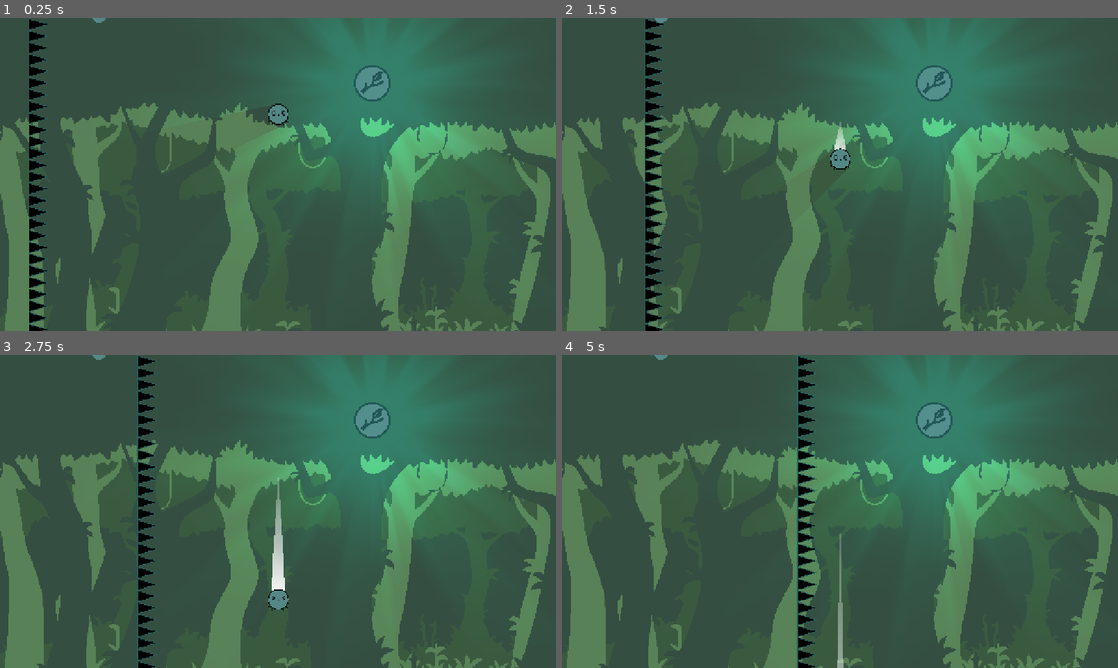
Above: before the commit, frames 1-4 (two rows, left to right).
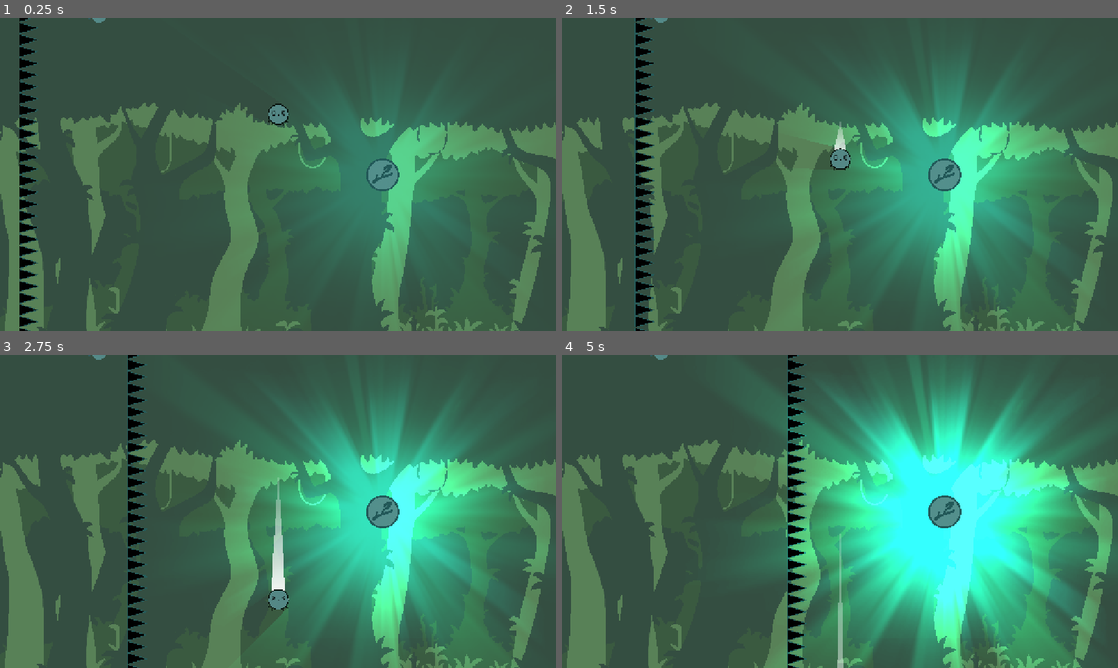
Above: after the commit, the same moments.

Repository: piperinnshall/pp-jam-25
Game: Godot game, scene res://src/Main.tscn
Same seed, same stepped clock (60 frames per second), same inputs: the game is played once before the commit and once after it.
Inputs (mouse positions are in pixels of both pictures, inside the frame that each line leads up to):
- Up to frame 1 (0.25 s): no input
- Up to frame 2 (1.5 s): tap Enter (ui_accept) at 0.5 s; move the mouse to (962, 158) at 0.52 s; press the mouse at (962, 158) at 0.53 s; hold D (right) from 0.53 s (still down); tap Space (jump) at 0.77 s; move the mouse to (728, 190) at 1.27 s; release the mouse at (728, 190) at 1.28 s; click (728, 190) at 1.35 s
- Up to frame 3 (2.75 s): tap Space (jump) at 1.52 s; move the mouse to (333, 442) at 2.02 s; release D (right) at 2.03 s; press the mouse at (333, 442) at 2.03 s; hold A (left) from 2.03 s (still down)
- Up to frame 4 (5 s): move the mouse to (812, 574) at 2.77 s; release A (left) at 2.78 s; release the mouse at (812, 574) at 2.78 s; hold D (right) 2.78-4.28 s; click (812, 574) at 2.85 s; tap Space (jump) at 3.02, 3.77, 4.52 s; move the mouse to (1006, 558) at 3.52 s; press the mouse at (1006, 558) at 3.53 s; move the mouse to (673, 464) at 4.27 s; release the mouse at (673, 464) at 4.28 s; hold A (left) from 4.28 s (still down); click (673, 464) at 4.35 s

The runs differ from the first frame. In frame 1, 15% of the frame differs, in the area x 3-85%, y 0-100%; in frame 2, 25%; in frame 3, 31%; in frame 4, 42%, in the area x 34-100%, y 0-100%.

Commit message:
chore: Spawning

Diff:
--- a/src/scenes/level/Platform.tscn
+++ /dev/null
@@ -1,21 +0,0 @@
-[gd_scene load_steps=4 format=3 uid="uid://dodgqrpoyhwmi"]
-
-[ext_resource type="PackedScene" uid="uid://dkmpjbgxm6oug" path="res://src/scenes/level/Light.tscn" id="1_5jx68"]
-[ext_resource type="Texture2D" uid="uid://cfj10eeqv5ouv" path="res://assets/sprites/hookable.png" id="1_ibub6"]
-
-[sub_resource type="CircleShape2D" id="CircleShape2D_h1g3r"]
-radius = 36.6742
-
-[node name="Platform" type="StaticBody2D" groups=["Hookable"]]
-
-[node name="Node2D" parent="." instance=ExtResource("1_5jx68")]
-position = Vector2(1, 0)
-
-[node name="CollisionShape2D" type="CollisionShape2D" parent="."]
-shape = SubResource("CircleShape2D_h1g3r")
-
-[node name="Sprite2D" type="Sprite2D" parent="CollisionShape2D" groups=["Hookable"]]
-light_mask = 2
-texture_filter = 3
-scale = Vector2(0.165568, 0.165568)
-texture = ExtResource("1_ibub6")
--- a/src/scenes/level/World.tscn
+++ b/src/scenes/level/World.tscn
@@ -1,9 +1,8 @@
-[gd_scene load_steps=8 format=3 uid="uid://8nnhaiuf5taq"]
+[gd_scene load_steps=7 format=3 uid="uid://8nnhaiuf5taq"]
 
 [ext_resource type="PackedScene" uid="uid://ca2mjl3kgpx36" path="res://src/scenes/player/Player.tscn" id="1_y5cph"]
 [ext_resource type="Texture2D" uid="uid://bhec7lc1vx355" path="res://assets/sprites/white_line.jpg" id="2_x8ssf"]
 [ext_resource type="Texture2D" uid="uid://mbnswdow3wbl" path="res://assets/sprites/leaf.png" id="3_iew2b"]
-[ext_resource type="PackedScene" uid="uid://dodgqrpoyhwmi" path="res://src/scenes/level/Platform.tscn" id="4_xc7f8"]
 [ext_resource type="PackedScene" uid="uid://h20o7fbw6ur" path="res://src/scenes/utils/Spawner.tscn" id="5_htt26"]
 
 [sub_resource type="PhysicsMaterial" id="PhysicsMaterial_bolhf"]
@@ -55,7 +54,4 @@
 [node name="Marker2D" type="Marker2D" parent="HookPoint"]
 position = Vector2(-32, 0)
 
-[node name="Platform" parent="." instance=ExtResource("4_xc7f8")]
-position = Vector2(555, 135)
-
 [node name="Spawner" parent="." instance=ExtResource("5_htt26")]
--- /dev/null
+++ b/src/scenes/utils/Platform.tscn
@@ -0,0 +1,23 @@
+[gd_scene load_steps=5 format=3 uid="uid://dodgqrpoyhwmi"]
+
+[ext_resource type="PackedScene" uid="uid://dkmpjbgxm6oug" path="res://src/scenes/level/Light.tscn" id="1_ruy4u"]
+[ext_resource type="Script" uid="uid://u2uawpt5ryrl" path="res://src/scripts/utils/platform.gd" id="1_vpcbn"]
+[ext_resource type="Texture2D" uid="uid://cfj10eeqv5ouv" path="res://assets/sprites/hookable.png" id="2_vpcbn"]
+
+[sub_resource type="CircleShape2D" id="CircleShape2D_h1g3r"]
+radius = 36.6742
+
+[node name="Platform" type="StaticBody2D" groups=["Hookable"]]
+script = ExtResource("1_vpcbn")
+
+[node name="Node2D" parent="." instance=ExtResource("1_ruy4u")]
+position = Vector2(1, 0)
+
+[node name="CollisionShape2D" type="CollisionShape2D" parent="."]
+shape = SubResource("CircleShape2D_h1g3r")
+
+[node name="Sprite2D" type="Sprite2D" parent="CollisionShape2D" groups=["Hookable"]]
+light_mask = 2
+texture_filter = 3
+scale = Vector2(0.165568, 0.165568)
+texture = ExtResource("2_vpcbn")
--- a/src/scenes/utils/SpikeWall.tscn
+++ b/src/scenes/utils/SpikeWall.tscn
@@ -1,94 +1,6 @@
-[gd_scene load_steps=3 format=3 uid="uid://c72hpi3wwxw0m"]
+[gd_scene load_steps=2 format=3 uid="uid://c72hpi3wwxw0m"]
 
 [ext_resource type="Script" uid="uid://bbeyb5o1w68pi" path="res://src/scripts/utils/spike_wall.gd" id="1_wtfbp"]
-[ext_resource type="PackedScene" uid="uid://cqyyr4jol3q2g" path="res://src/scenes/utils/Spike.tscn" id="1_wwjnu"]
 
 [node name="SpikeWall" type="Node2D"]
 script = ExtResource("1_wtfbp")
-
-[node name="Spike1" parent="." instance=ExtResource("1_wwjnu")]
-position = Vector2(23, 14)
-
-[node name="Spike2" parent="." instance=ExtResource("1_wwjnu")]
-position = Vector2(23, 41)
-
-[node name="Spike3" parent="." instance=ExtResource("1_wwjnu")]
-position = Vector2(23, 68)
-
-[node name="Spike4" parent="." instance=ExtResource("1_wwjnu")]
-position = Vector2(23, 95)
-
-[node name="Spike5" parent="." instance=ExtResource("1_wwjnu")]
-position = Vector2(23, 122)
-
-[node name="Spike6" parent="." instance=ExtResource("1_wwjnu")]
-position = Vector2(23, 149)
-
-[node name="Spike7" parent="." instance=ExtResource("1_wwjnu")]
-position = Vector2(23, 176)
-
-[node name="Spike8" parent="." instance=ExtResource("1_wwjnu")]
-position = Vector2(23, 176)
-
-[node name="Spike9" parent="." instance=ExtResource("1_wwjnu")]
-position = Vector2(23, 203)
-
-[node name="Spike10" parent="." instance=ExtResource("1_wwjnu")]
-position = Vector2(23, 230)
-
-[node name="Spike11" parent="." instance=ExtResource("1_wwjnu")]
-position = Vector2(23, 257)
-
-[node name="Spike12" parent="." instance=ExtResource("1_wwjnu")]
-position = Vector2(23, 284)
-
-[node name="Spike13" parent="." instance=ExtResource("1_wwjnu")]
-position = Vector2(23, 311)
-
-[node name="Spike14" parent="." instance=ExtResource("1_wwjnu")]
-position = Vector2(23, 338)
-
-[node name="Spike15" parent="." instance=ExtResource("1_wwjnu")]
-position = Vector2(23, 365)
-
-[node name="Spike16" parent="." instance=ExtResource("1_wwjnu")]
-position = Vector2(23, 392)
-
-[node name="Spike17" parent="." instance=ExtResource("1_wwjnu")]
-position = Vector2(23, 419)
-
-[node name="Spike18" parent="." instance=ExtResource("1_wwjnu")]
-position = Vector2(23, 446)
-
-[node name="Spike19" parent="." instance=ExtResource("1_wwjnu")]
-position = Vector2(23, 473)
-
-[node name="Spike20" parent="." instance=ExtResource("1_wwjnu")]
-position = Vector2(23, 500)
-
-[node name="Spike21" parent="." instance=ExtResource("1_wwjnu")]
-position = Vector2(23, 527)
-
-[node name="Spike22" parent="." instance=ExtResource("1_wwjnu")]
-position = Vector2(23, 527)
-
-[node name="Spike23" parent="." instance=ExtResource("1_wwjnu")]
-position = Vector2(23, 554)
-
-[node name="Spike24" parent="." instance=ExtResource("1_wwjnu")]
-position = Vector2(23, 581)
-
-[node name="Spike25" parent="." instance=ExtResource("1_wwjnu")]
-position = Vector2(23, 608)
-
-[node name="Spike26" parent="." instance=ExtResource("1_wwjnu")]
-position = Vector2(23, 635)
-
-[node name="Spike27" parent="." instance=ExtResource("1_wwjnu")]
-position = Vector2(23, 662)
-
-[node name="Spike28" parent="." instance=ExtResource("1_wwjnu")]
-position = Vector2(23, 689)
-
-[node name="Spike29" parent="." instance=ExtResource("1_wwjnu")]
-position = Vector2(23, 716)
--- a/src/scripts/player/player.gd
+++ b/src/scripts/player/player.gd
@@ -16,6 +16,8 @@
 func _ready():
 	label.text = "0 . 0"
 	label.modulate = Color.BLACK
+	connect("body_entered", Callable(self, "_on_body_entered"))
+
 
 func _process(delta: float) -> void:
 	# print(rad_to_deg(get_angle_to(get_global_mouse_position())))
@@ -24,7 +26,6 @@
 	shoot_input()
 	update_line()
 	movement()
-	connect("body_entered", Callable(self, "_on_body_entered"))
 
 func camera(delta: float) -> void:
 	var cam = $Camera2D
@@ -78,7 +79,7 @@
 func _on_body_entered(body: Node) -> void:
 	if body.is_in_group("Spike"):
 		var direction = (global_position - body.global_position).normalized()
-		apply_central_impulse(Vector2.RIGHT * 300)
+		apply_central_impulse(direction * 300)
 		can_hook = false
 		unhook()
 		await get_tree().create_timer(5.0).timeout
--- a/src/scripts/utils/Spawner.gd
+++ b/src/scripts/utils/Spawner.gd
@@ -1,16 +1,25 @@
 extends Node
 
 @onready var spike_wall_scene: PackedScene = preload("res://src/scenes/utils/SpikeWall.tscn")
-@onready var hook_point_scene: PackedScene = preload("res://src/scenes/utils/HookPoint.tscn")
+@onready var platform_scene: PackedScene = preload("res://src/scenes/utils/Platform.tscn")
 
 func _ready():
-	var spike_wall_instance = spike_wall_scene.instantiate()
-	spike_wall_instance.z_index = 1001
+	_spawn_spike_wall()
+	_spawn_platform()
+	$Timer.timeout.connect(_on_Timer_timeout)
+	$Timer.start()
 
-	get_tree().get_root().call_deferred("add_child", spike_wall_instance)
-	spike_wall_instance.call_deferred("setup")
+func _spawn_spike_wall():
+	var wall = spike_wall_scene.instantiate()
+	wall.z_index = 1000
+	get_tree().get_root().call_deferred("add_child", wall)
+	wall.call_deferred("setup")
 
-	$Timer.timeout.connect(_on_Timer_timeout)
+func _spawn_platform():
+	var platform = platform_scene.instantiate()
+	platform.z_index = 1000
+	get_tree().get_root().call_deferred("add_child", platform)
+	platform.call_deferred("setup")
 
 func _on_Timer_timeout():
-	return
+	_spawn_platform()
--- /dev/null
+++ b/src/scripts/utils/platform.gd
@@ -0,0 +1,9 @@
+extends StaticBody2D
+
+@export var spike_count: int = 200
+@export var spacing: int = 27
+
+func setup():
+	var vp_size = get_viewport_rect().size
+	global_position = Vector2(vp_size.x * 0.5, vp_size.y * 0.5)
+	scale = Vector2(1, 1)
--- a/src/scripts/utils/spike_wall.gd
+++ b/src/scripts/utils/spike_wall.gd
@@ -1,17 +1,25 @@
 extends Node2D
 
-static var SPAWN_POSITION: Vector2 = Vector2(-200, 0)
+@onready var spike_scene: PackedScene = preload("res://src/scenes/utils/Spike.tscn")
 
 @export var move_speed: float = 100
-
-func _ready():
-	set_process(false)
+@export var spike_count: int = 200
+@export var spacing: int = 27
 
 func _process(delta: float) -> void:
-	global_position += Vector2(move_speed * delta, 0)
+	global_position.x += move_speed * delta
 
 func setup():
-	global_position = SPAWN_POSITION
-	scale =  Vector2(1, 1)
+	var viewport_size = get_viewport_rect().size
+	var spawn_position = Vector2(-200, viewport_size.y * 0.5)
+	global_position = spawn_position
+	scale = Vector2(1, 1)
+	_spawn_spike_wall()
+	set_process(true)
 
-	set_process(true)
+func _spawn_spike_wall():
+	var half = spike_count / 2.0 - 0.5
+	for i in range(spike_count):
+		var spike = spike_scene.instantiate()
+		add_child(spike)
+		spike.position = Vector2(0, (i - half) * spacing)
Not shown, added: src/scripts/utils/platform.gd.uid
